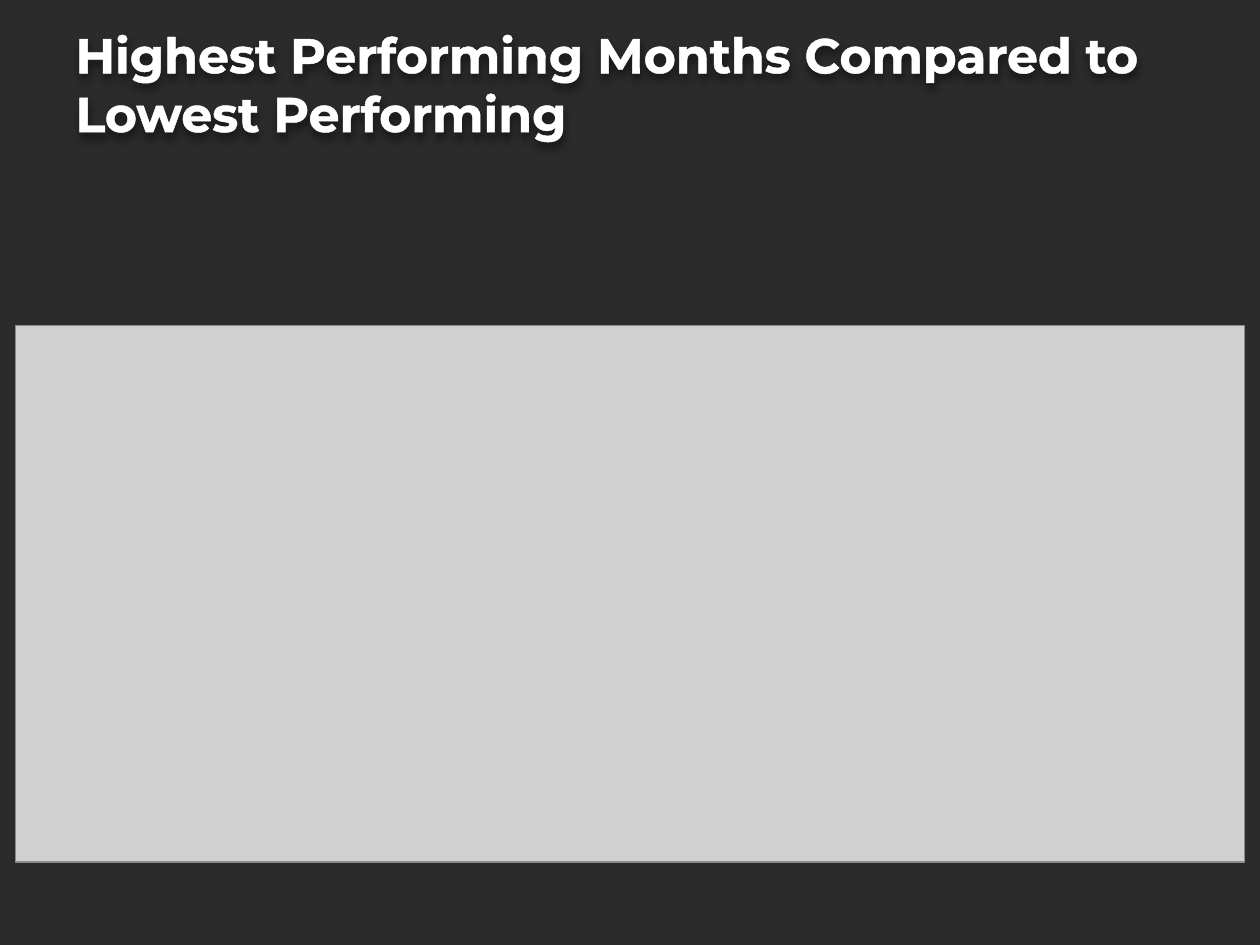
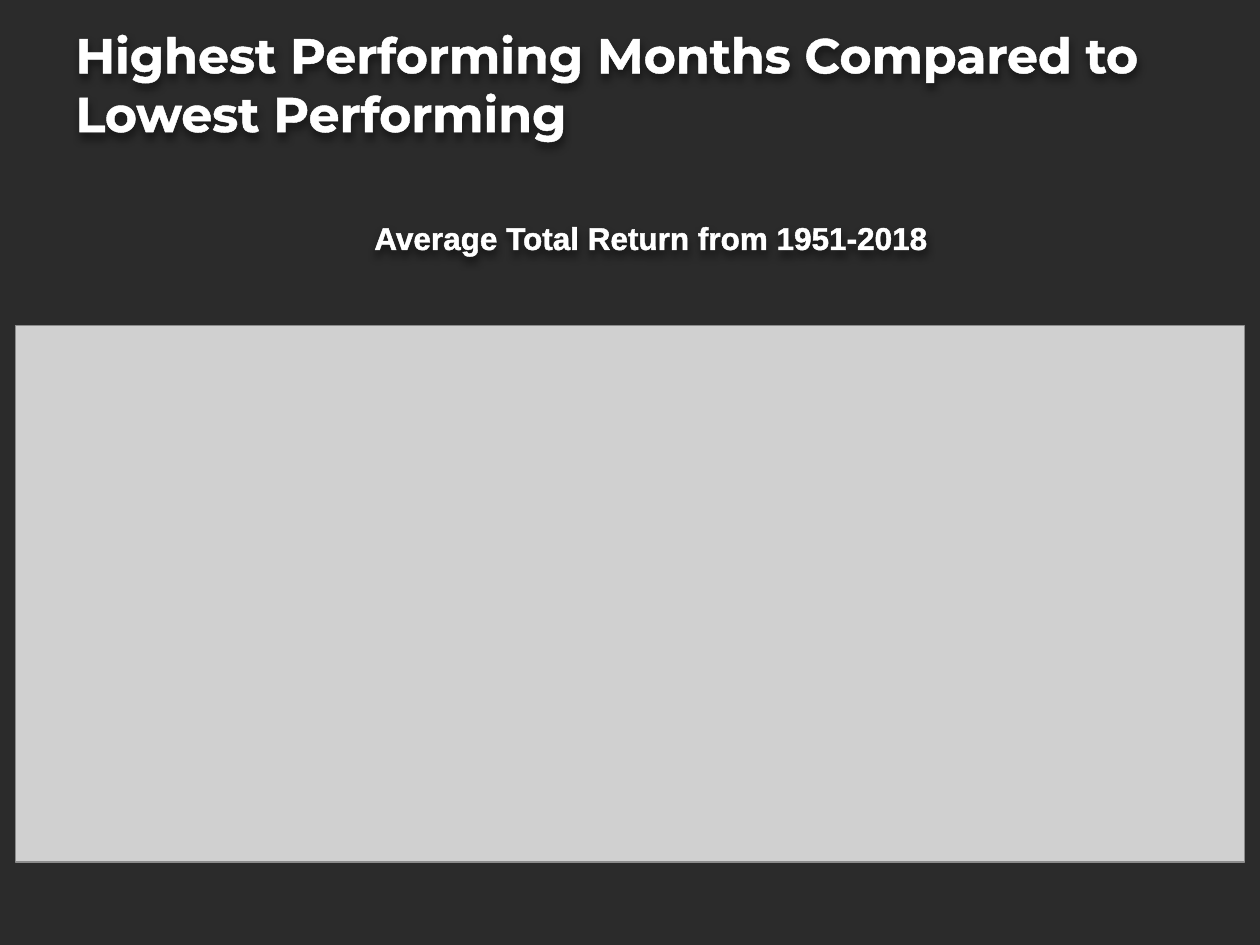
Before and after one commit to projectoneda/projectone, a slide deck: slide 6 of Portfolio Strategy Project.pptx. Drawn at 1260x945 pixels with LibreOffice and Linux fonts; fonts in the diff are those of the drawing; grey boxes stand for pictures; background and template pictures are left out; a plain dark background stands for a picture behind light text. Boxes give left, top, right and bottom in pixels: in the first picture for what was removed or moved away, otherwise in the second. Text is boxed around its words. In the diff, an @@ line names an element or a change of style, - is before the commit and + after.

```diff
--- a/Portfolio Strategy Project.pptx
+++ b/Portfolio Strategy Project.pptx
@@ text added at [374, 227, 928, 255], 18 pt, text #FFFFFF, bold @@
+Average Total Return from 1951-2018
```
Also in this commit, not shown: 1 other slide changed.
